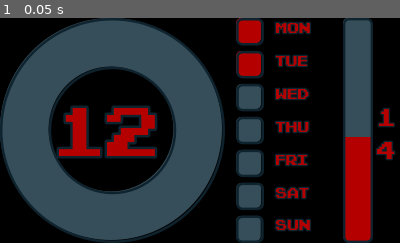
Above: before the commit, frame 1.
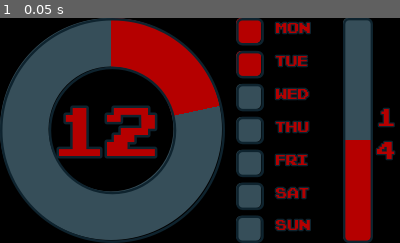
Above: after the commit, the same moment.

Repository: TravisLeeWolf/productivity-helper
Game: Godot game, scene res://main.tscn
The game is run twice, just before and just after one commit, with the same random seed, the same clock (stepped at 60 frames per second) and the same inputs.
Inputs:
- Up to frame 1 (0.05 s): no input

The runs differ from the first frame. In frame 1, 6.2% of the frame differs, in the area x 27-93%, y 0-55%.

Commit message:
minor bug fix

Diff:
--- a/godot_4/main.gd
+++ b/godot_4/main.gd
@@ -44,8 +44,8 @@
 		$Grid/MinuteBar/HourText.text = "12"
 		update_date()
 	else:
-		$Grid/MinuteBar.value = minute
 		$Grid/MinuteBar/HourText.text = str(hour)
+	$Grid/MinuteBar.value = minute
 
 func _on_timer_timeout():
 	update_time()
--- a/godot_4/main.tscn
+++ b/godot_4/main.tscn
@@ -130,7 +130,7 @@
 layout_mode = 2
 size_flags_horizontal = 10
 size_flags_vertical = 2
-max_value = 30.0
+max_value = 31.0
 fill_mode = 3
 texture_under = ExtResource("8_elgmi")
 texture_over = ExtResource("9_haa34")
Not shown, changed: godot_4/export_presets.cfg
Not shown, added: productivity-helper-v0.3.1.console.exe
Not shown, added: productivity-helper-v0.3.1.exe
Not shown, changed: productivity-helper-v0.3.exe
